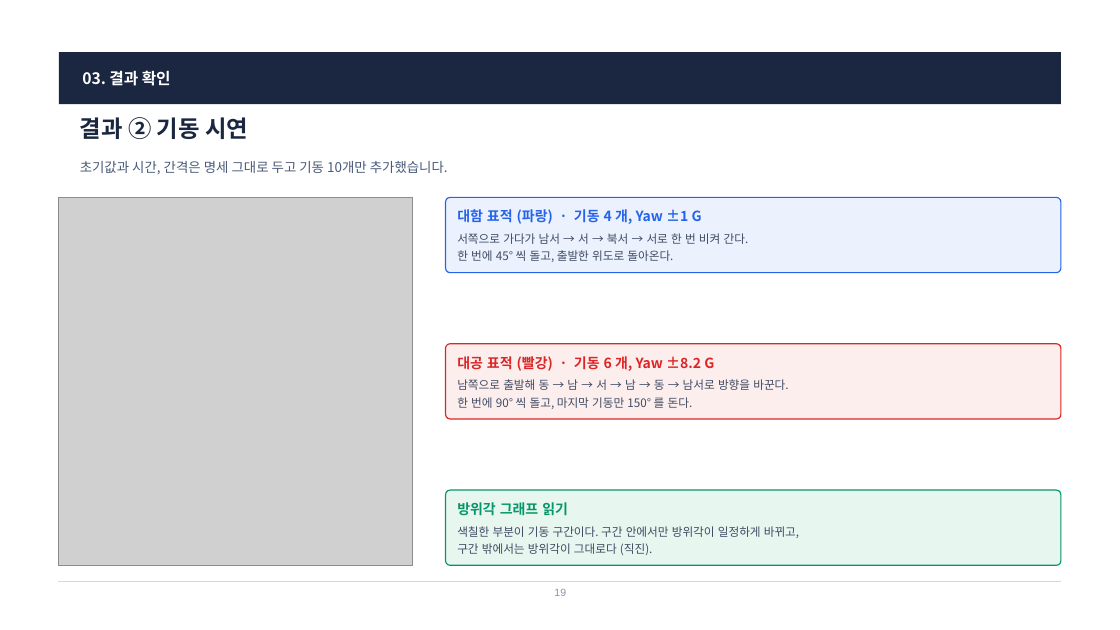
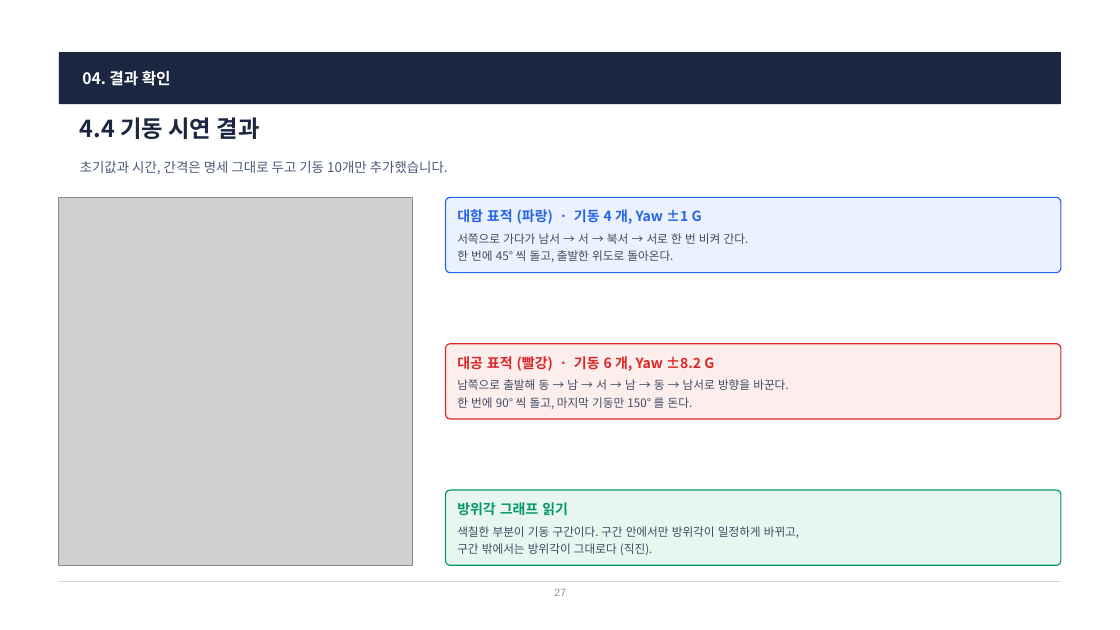
Before and after one commit to harley-hwan/radar-sw-study, a slide deck: slide 27 of Part3_TargetSim/ref/산출물/Chapter3_TargetSim.pptx (slide 19 before the commit). Drawn at 1120x630 pixels with LibreOffice and Linux fonts; fonts in the diff are those of the drawing; grey boxes stand for pictures. Boxes give left, top, right and bottom in pixels: in the first picture for what was removed or moved away, otherwise in the second. Text is boxed around its words. In the diff, an @@ line names an element or a change of style, - is before the commit and + after.

```diff
--- a/Part3_TargetSim/ref/산출물/Chapter3_TargetSim.pptx
+++ b/Part3_TargetSim/ref/산출물/Chapter3_TargetSim.pptx
@@ text at box(82, 70, 171, 86): text changed @@
-03. 결과 확인
+04. 결과 확인
@@ text at box(80, 117, 260, 139): text changed @@
-결과 ② 기동 시연
+4.4 기동 시연 결과
@@ text at box(554, 589, 566, 596): text changed @@
-19
+27
```
Also in this commit, not shown: 18 other slides changed, 11 slides added, 2 slides removed, 5 other files.
